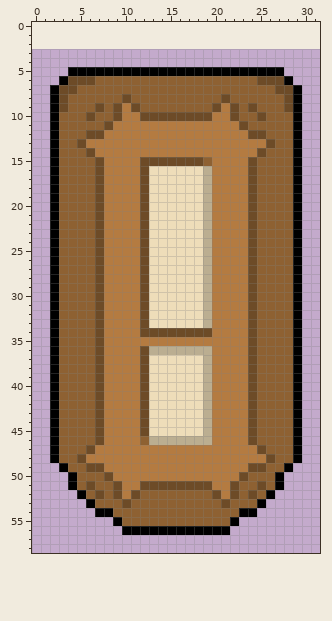
Pixel-art sprite, stored at core/assets/external_resources/atlas_skin/mine/window.png. The picture above was drawn from the file before the commit.
The file is 32x56 pixels. The old version is drawn lined up with the new one, on the new canvas.
Once edited:
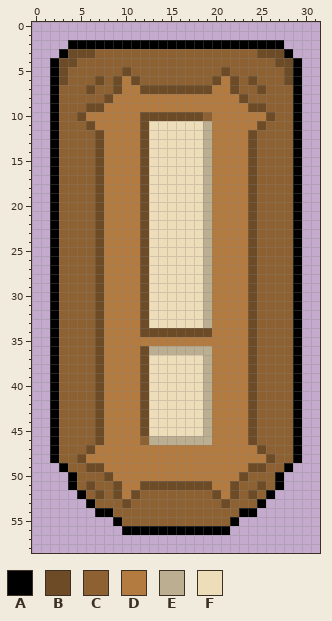
Palette (. is transparent): A #000000  B #6d4b27  C #8e6132  D #b47b41  E #bbae91  F #eeddb9
From old to new:
{"change": "canvas 32x56 -> 32x59, the old top-left corner now at 0,3"}
{"y":2,"x":4,"old":"........................","new":"AAAAAAAAAAAAAAAAAAAAAAAA"}
{"y":3,"x":3,"old":"..........................","new":"ABBBCCCCCCCCCCCCCCCCCCBBBA"}
{"y":4,"x":2,"old":"............................","new":"ABBCCCCCCCCCCCCCCCCCCCCCCBBA"}
{"y":5,"x":2,"old":"..AAAAAAAAAAAAAAAAAAAAAAAA..","new":"ABCCCCCCBCCCCCCCCCCBCCCCCCBA"}
{"y":6,"x":2,"old":".ABBBC","new":"ABCCCB"}
{"y":6,"x":9,"old":"CCC","new":"BDB"}
{"y":6,"x":20,"old":"CCC","new":"BDB"}
{"y":6,"x":24,"old":"CBBBA.","new":"BCCCBA"}
{"y":7,"x":3,"old":"BB","new":"CC"}
{"y":7,"x":6,"old":"C","new":"B"}
{"y":7,"x":9,"old":"CCCCCCCCCCCCCC","new":"BDDBBBBBBBBDDB"}
{"y":7,"x":25,"old":"C","new":"B"}
{"y":7,"x":27,"old":"BB","new":"CC"}
{"y":8,"x":3,"old":"B","new":"C"}
{"y":8,"x":8,"old":"CCBCCCCCCCCCCBCC","new":"BDDDDDDDDDDDDDDB"}
{"y":8,"x":28,"old":"B","new":"C"}
{"y":9,"x":3,"old":"B","new":"C"}
{"y":9,"x":6,"old":"C","new":"B"}
{"y":9,"x":8,"old":"CB","new":"DD"}
{"y":9,"x":11,"old":"BCCCCCCCCB","new":"DDDDDDDDDD"}
{"y":9,"x":22,"old":"BC","new":"DD"}
{"y":9,"x":25,"old":"C","new":"B"}
{"y":9,"x":28,"old":"B","new":"C"}
{"y":10,"x":5,"old":"CBCCB","new":"BDDDD"}
{"y":10,"x":19,"old":"B","new":"C"}
{"y":10,"x":22,"old":"BCCBC","new":"DDDDB"}
{"y":11,"x":6,"old":"CCB","new":"BDD"}
{"y":11,"x":12,"old":"DDDDDDDD","new":"BFFFFFFE"}
{"y":11,"x":23,"old":"BCC","new":"DDB"}
{"y":12,"x":6,"old":"B","new":"C"}
{"y":12,"x":12,"old":"DDDDDDDD","new":"BFFFFFFE"}
{"y":12,"x":25,"old":"B","new":"C"}
{"y":13,"x":5,"old":"BDD","new":"CCB"}
{"y":13,"x":12,"old":"DDDDDDDD","new":"BFFFFFFE"}
{"y":13,"x":24,"old":"DDB","new":"BCC"}
{"y":14,"x":6,"old":"BD","new":"CB"}
{"y":14,"x":12,"old":"DDDDDDDD","new":"BFFFFFFE"}
{"y":14,"x":24,"old":"DB","new":"BC"}
{"y":15,"x":13,"old":"BBBBBBC","new":"FFFFFFE"}
{"label":"changed","picture_box":[50,40,302,166]}
